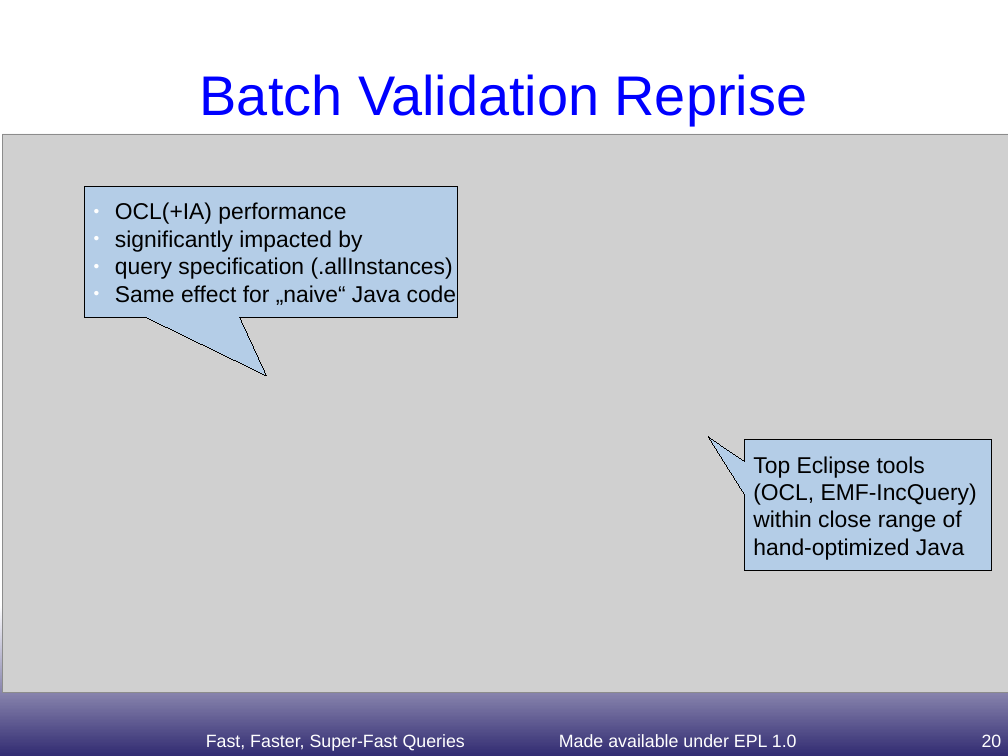
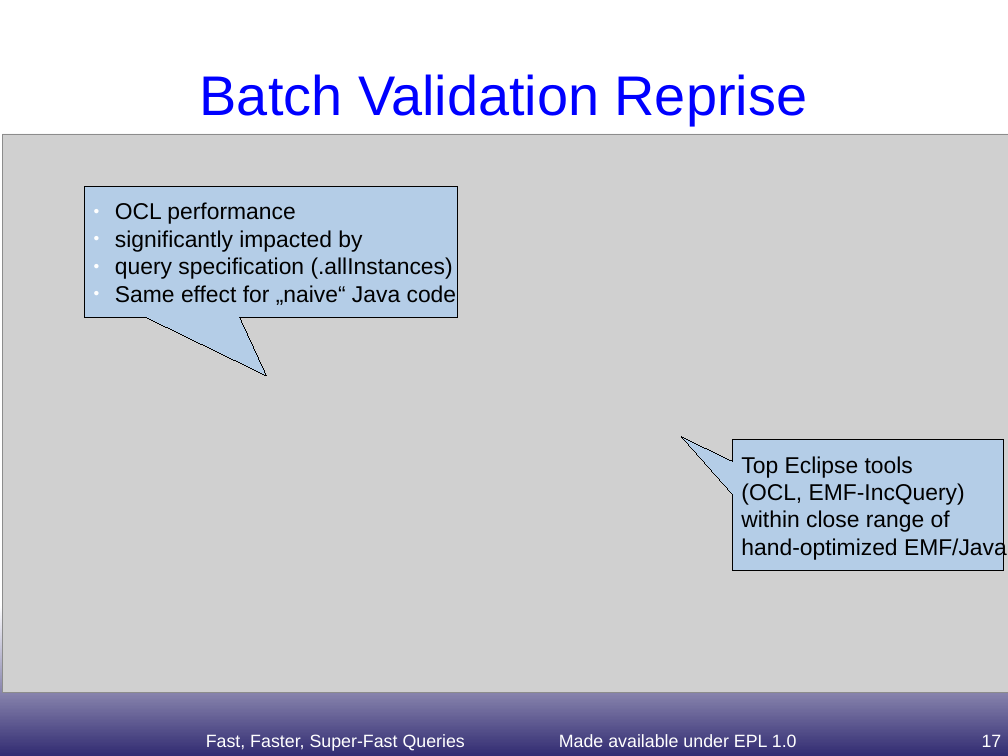
Before and after one commit to eclipse-ocl/ocl-website, a slide deck: slide 17 of ocl/docs/publications/EclipseConEurope2012/FastQueries.odp (slide 20 before the commit). Drawn at 1008x756 pixels with LibreOffice and Linux fonts; fonts in the diff are those of the drawing; grey boxes stand for pictures. Boxes give left, top, right and bottom in pixels: in the first picture for what was removed or moved away, otherwise in the second. Text is boxed around its words. In the diff, an @@ line names an element or a change of style, - is before the commit and + after.

```diff
--- a/ocl/docs/publications/EclipseConEurope2012/FastQueries.odp
+++ b/ocl/docs/publications/EclipseConEurope2012/FastQueries.odp
@@ text in speech box at (115,202,295,224): text changed @@
-● OCL(+IA) performance
+● OCL performance
@@ speech box "Top Eclipse tools (OCL, EMF-IncQuery) ...": place and size @@
-speech box "Top Eclipse tools (OCL, EMF-IncQuery) ..." at (745,439,992,571)
+speech box "Top Eclipse tools (OCL, EMF-IncQuery) ..." at (733,439,1003,571)
@@ speech box "Top Eclipse tools (OCL, EMF-IncQuery) ..." at (733,439,1003,571): proportions changed @@
@@ text in speech box at (741,456,1007,561): text changed @@
-Top Eclipse tools
-(OCL, EMF-IncQuery)
-within close range of
-hand-optimized Java
+Top Eclipse tools
+(OCL, EMF-IncQuery)
+within close range of
+hand-optimized EMF/Java
@@ page number at (982,734,1002,747): text changed @@
-20
+17
```
Also in this commit, not shown: 16 other slides changed, 1 slide added.
